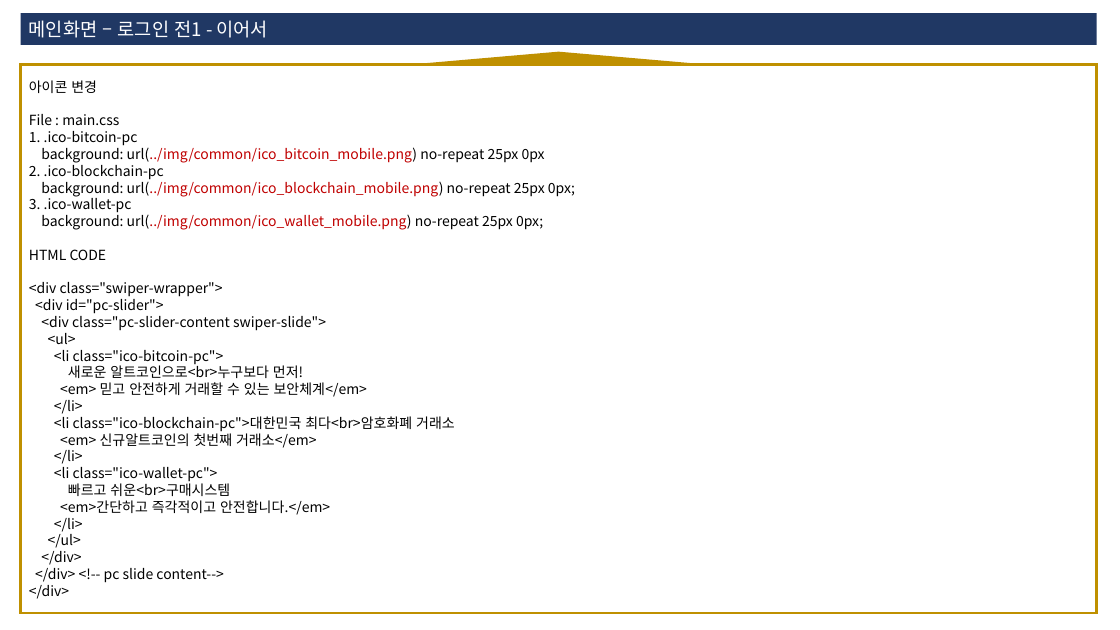
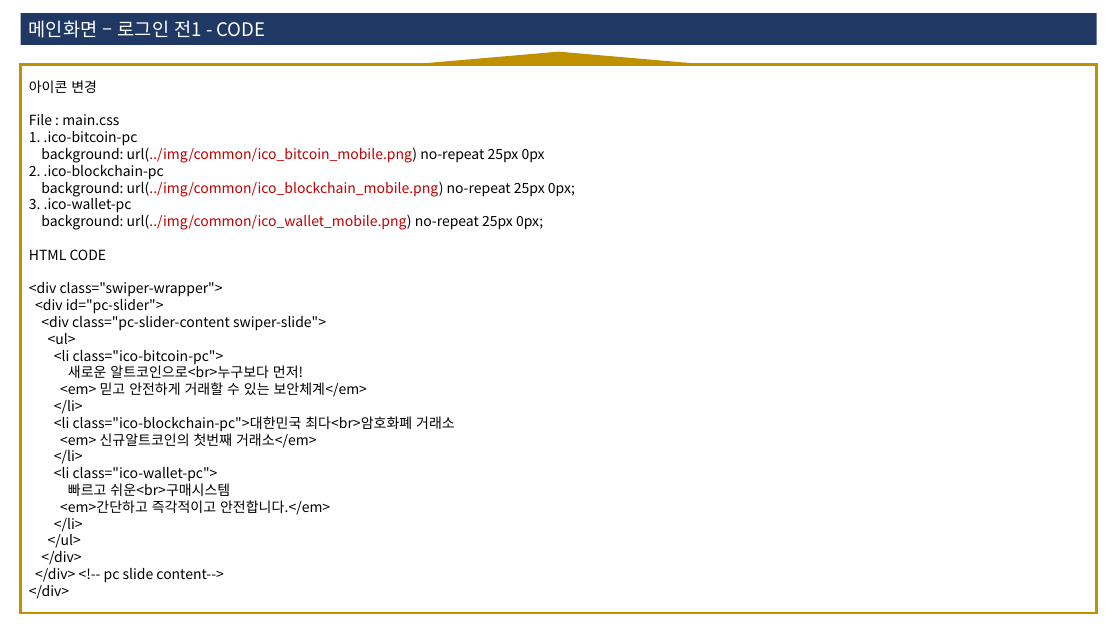
Before and after one commit to 3dwebart/html-publish, a slide deck: slide 11 of web/data/guide.pptx (slide 9 before the commit). Drawn at 1120x630 pixels with LibreOffice and Linux fonts; fonts in the diff are those of the drawing. Boxes give left, top, right and bottom in pixels: in the first picture for what was removed or moved away, otherwise in the second. Text is boxed around its words. In the diff, an @@ line names an element or a change of style, - is before the commit and + after.

```diff
--- a/web/data/guide.pptx
+++ b/web/data/guide.pptx
@@ text in rectangle at (x1=29, y1=20, x2=266, y2=38): text changed @@
-메인화면 – 로그인 전1 - 이어서
+메인화면 – 로그인 전1 - CODE
```
Also in this commit, not shown: 7 other slides changed, 11 slides added, 3 other files.
